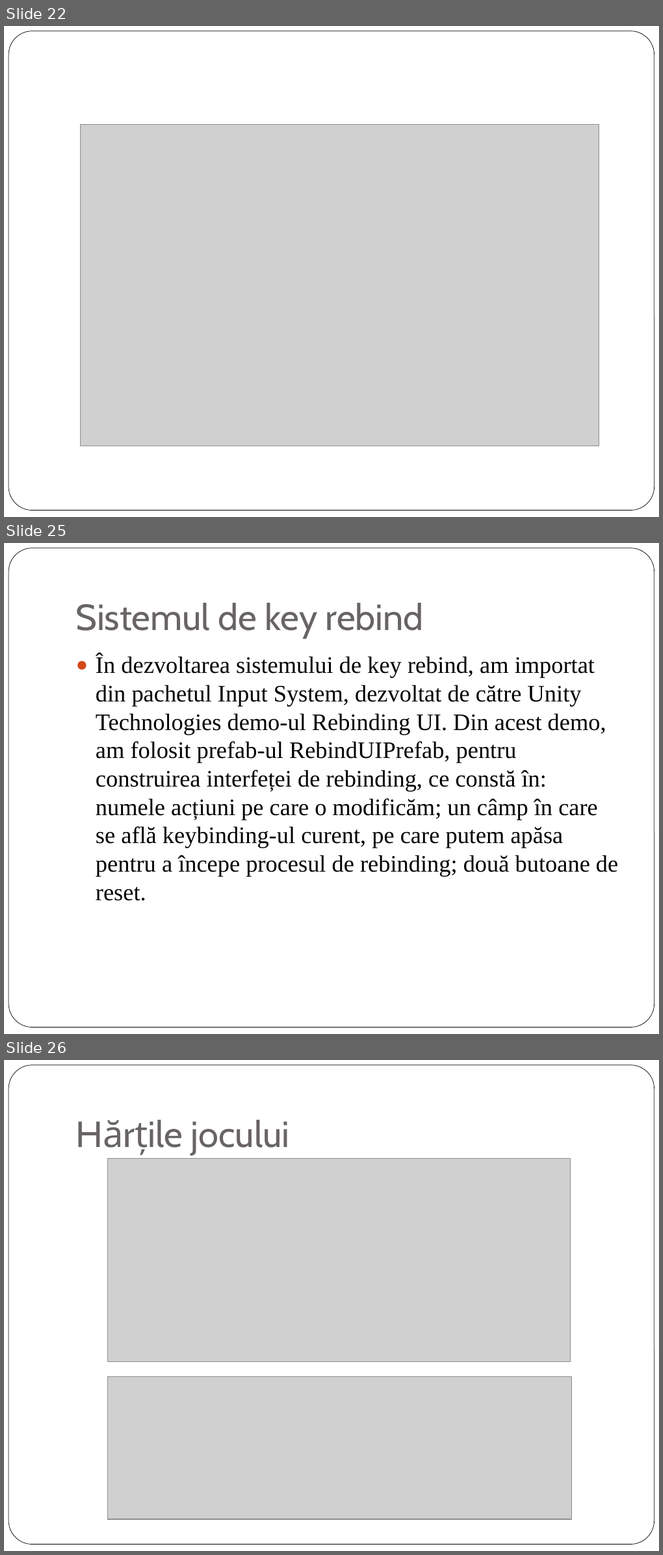
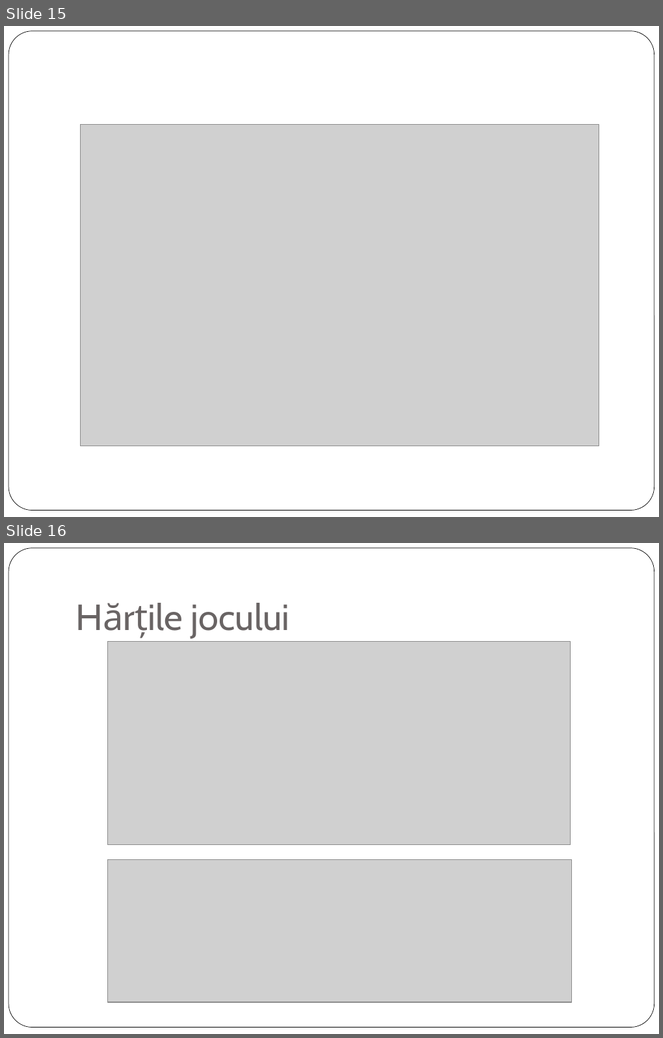
Before and after one commit to Mihai-Lazar26/Licenta, a slide deck: Prezentare Licenta.pptx. Shown one above the other, each under a label of ours: slides 22, 25 and 26 before the commit, slides 15 and 16 after it; the slides between them are not shown. The pictures are 663x1555 and 663x1038 pixels, drawn with LibreOffice and Linux fonts; fonts in the diff are those of the drawing; grey boxes stand for pictures. Boxes give left, top, right and bottom in pixels: in the first picture for what was removed or moved away, otherwise in the second. Text is boxed around its words. In the diff, an @@ line names an element or a change of style, - is before the commit and + after.

```diff
--- a/Prezentare Licenta.pptx
+++ b/Prezentare Licenta.pptx
@@ slide 25 removed at bbox=[4, 543, 659, 1034], background #FFFFFF; not listed: 1 template element that a slide beside it also shows @@
@@ title removed at bbox=[76, 603, 424, 639] @@
-Sistemul de key rebind
@@ text removed at bbox=[96, 655, 618, 901] @@
-● În dezvoltarea sistemului de key rebind, am importat din pachetul Input System, dezvoltat de către Unity Technologies demo-ul Rebinding UI. Din acest demo, am folosit prefab-ul RebindUIPrefab, pentru construirea interfeței de rebinding, ce constă în: numele acțiuni pe care o modificăm; un câmp în care se află keybinding-ul curent, pe care putem apăsa pentru a începe procesul de rebinding; două butoane de reset.
@@ what was slide 22 is now slide 15 @@
@@ what was slide 26 is now slide 16 @@
```
Also in this commit, not shown: 5 slides changed, 3 slides added, 12 other slides removed, 1 other file.
